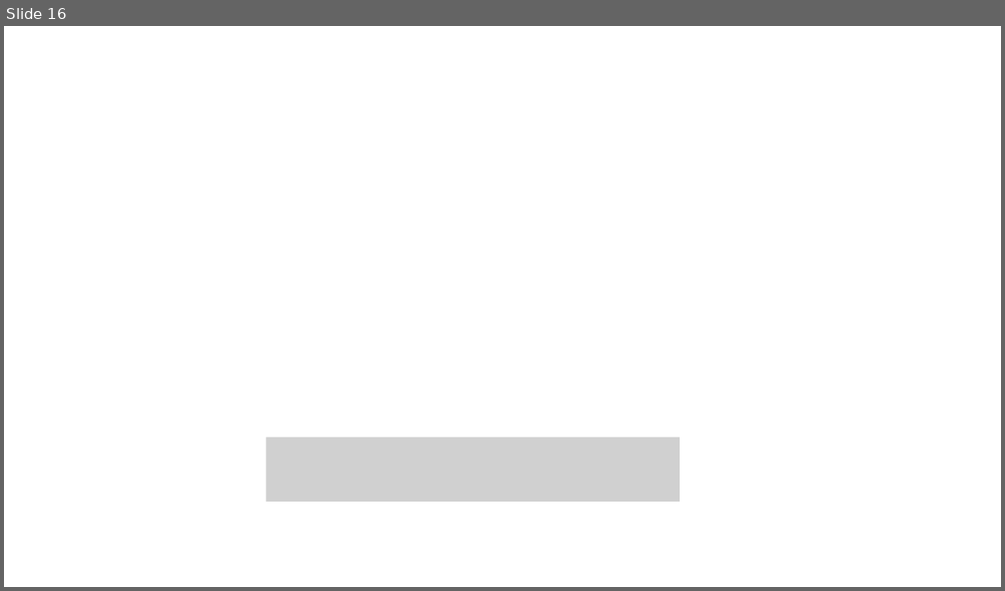
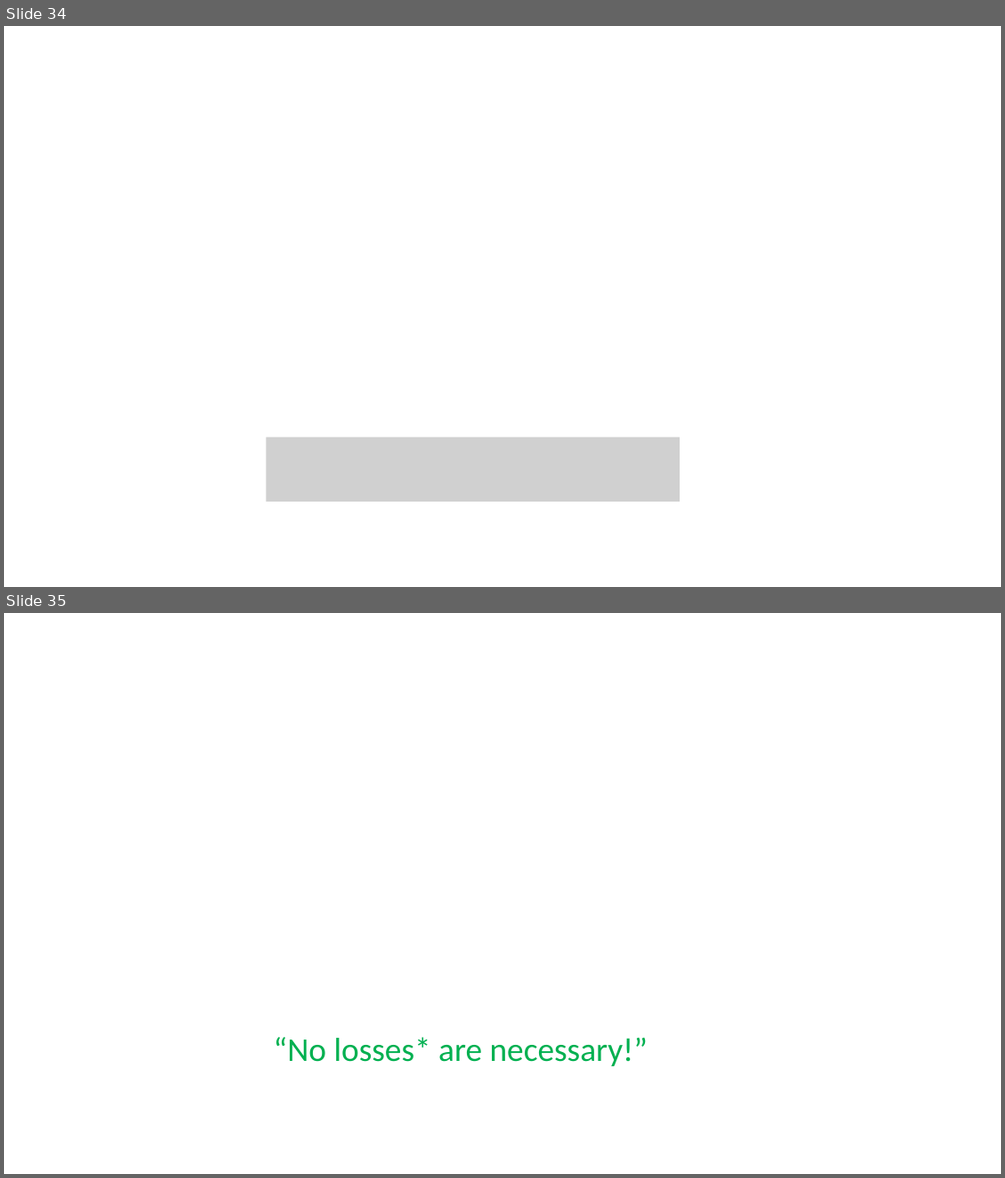
Before and after one commit to samsonzhou/samsonzhou.github.io, a slide deck: other-talks/Adversarial Robustness in the Streaming Model.pptx. Shown one above the other, each under a label of ours: slide 16 before the commit, slides 34 and 35 after it. The pictures are 1005x591 and 1005x1178 pixels, drawn with LibreOffice and Linux fonts; fonts in the diff are those of the drawing; grey boxes stand for pictures. Boxes give left, top, right and bottom in pixels: in the first picture for what was removed or moved away, otherwise in the second. Text is boxed around its words. In the diff, an @@ line names an element or a change of style, - is before the commit and + after.

```diff
--- a/other-talks/Adversarial Robustness in the Streaming Model.pptx
+++ b/other-talks/Adversarial Robustness in the Streaming Model.pptx
@@ slide 35 added at <box>4,613,1001,1174</box>, background #FFFFFF @@
@@ text added at <box>274,1037,647,1066</box>, 32 pt, text #00B050 @@
+“No losses* are necessary!”
@@ what was slide 16 is now slide 34 @@
```
Also in this commit, not shown: 1 slide changed, 21 other slides added, 3 slides removed, 1 other file.
